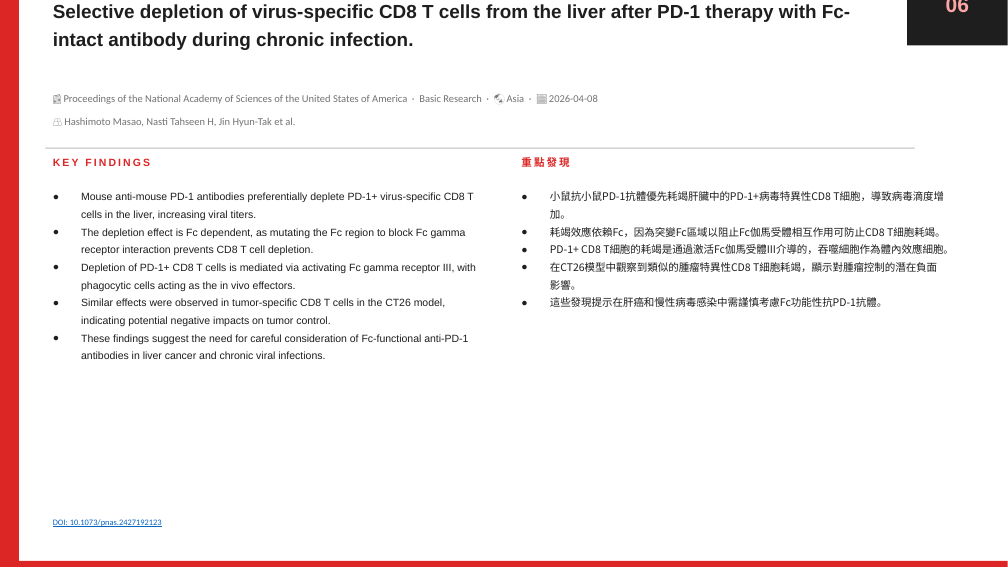
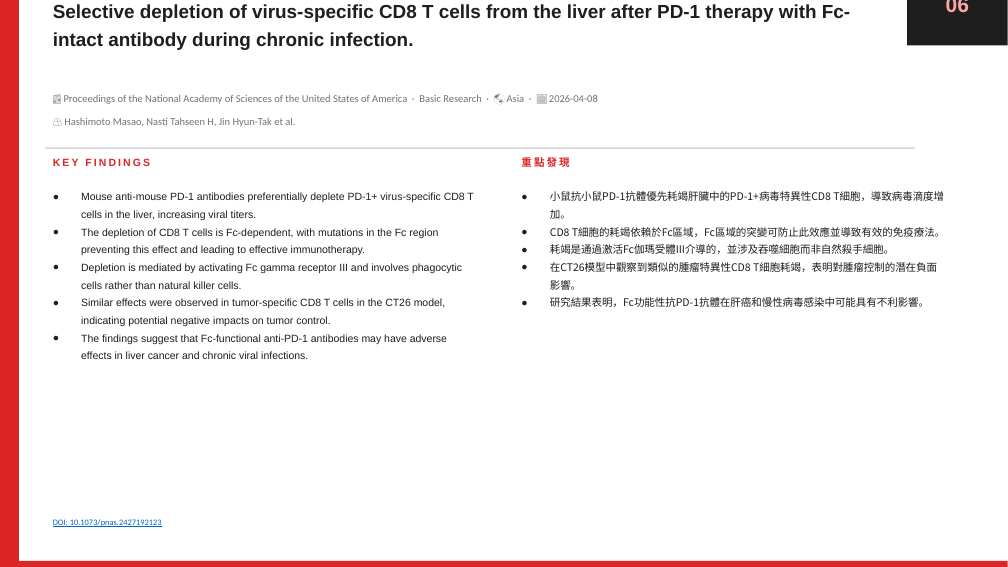
Before and after one commit to jejenhu-maker/hcc-weekly-digest, a slide deck: slide 13 of docs/latest-digest.pptx. Drawn at 1008x567 pixels with LibreOffice and Linux fonts; fonts in the diff are those of the drawing. Boxes give left, top, right and bottom in pixels: in the first picture for what was removed or moved away, otherwise in the second. Text is boxed around its words. In the diff, an @@ line names an element or a change of style, - is before the commit and + after.

```diff
--- a/docs/latest-digest.pptx
+++ b/docs/latest-digest.pptx
@@ text at <box>81,228,462,289</box>: text changed @@
-● The depletion effect is Fc dependent, as mutating the Fc region to block Fc gamma receptor interaction prevents CD8 T cell depletion.
-● Depletion of PD-1+ CD8 T cells is mediated via activating Fc gamma receptor III, with phagocytic cells acting as the in vivo effectors.
+● The depletion of CD8 T cells is Fc-dependent, with mutations in the Fc region preventing this effect and leading to effective immunotherapy.
+● Depletion is mediated by activating Fc gamma receptor III and involves phagocytic cells rather than natural killer cells.
@@ text at <box>550,227,945,307</box>: text changed @@
-● 耗竭效應依賴Fc，因為突變Fc區域以阻止Fc伽馬受體相互作用可防止CD8 T細胞耗竭。
-● PD-1+ CD8 T細胞的耗竭是通過激活Fc伽馬受體III介導的，吞噬細胞作為體內效應細胞。
-● 在CT26模型中觀察到類似的腫瘤特異性CD8 T細胞耗竭，顯示對腫瘤控制的潛在負面影響。
-● 這些發現提示在肝癌和慢性病毒感染中需謹慎考慮Fc功能性抗PD-1抗體。
+● CD8 T細胞的耗竭依賴於Fc區域，Fc區域的突變可防止此效應並導致有效的免疫療法。
+● 耗竭是通過激活Fc伽瑪受體III介導的，並涉及吞噬細胞而非自然殺手細胞。
+● 在CT26模型中觀察到類似的腫瘤特異性CD8 T細胞耗竭，表明對腫瘤控制的潛在負面影響。
+● 研究結果表明，Fc功能性抗PD-1抗體在肝癌和慢性病毒感染中可能具有不利影響。
@@ text at <box>81,334,447,359</box>: text changed @@
-● These findings suggest the need for careful consideration of Fc-functional anti-PD-1 antibodies in liver cancer and chronic viral infections.
+● The findings suggest that Fc-functional anti-PD-1 antibodies may have adverse effects in liver cancer and chronic viral infections.
```
Also in this commit, not shown: 20 other slides changed, 2 other files.
